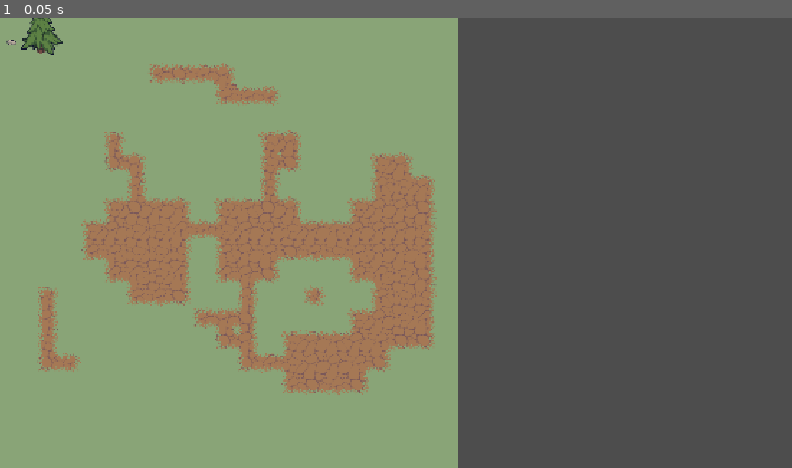
Above: before the commit, frame 1.
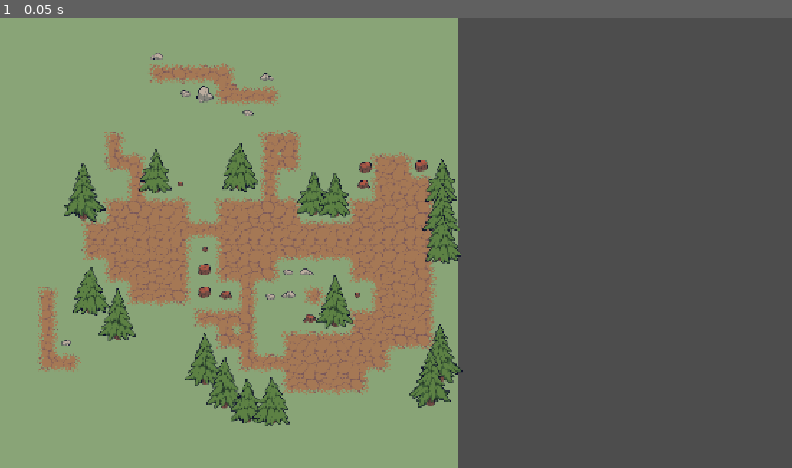
Above: after the commit, the same moment.

Repository: Habidakus/wild-jam-98-signal
Game: Godot game, scene res://maps/levels/1_defendfrogvillage.tscn
The game is run twice, just before and just after one commit, with the same random seed, the same clock (stepped at 60 frames per second) and the same inputs. This scene is started directly instead of the project's main scene.
Inputs:
- Up to frame 1 (0.05 s): no input

The runs differ from the first frame. In frame 1, 5.1% of the frame differs, in the area x 0-59%, y 0-91%.

Commit message:
objects placed maps 1 -3

Diff:
--- a/maps/levels/1_defendfrogvillage.tscn
+++ b/maps/levels/1_defendfrogvillage.tscn
@@ -3,14 +3,120 @@
 [ext_resource type="TileSet" uid="uid://dfhv1hyv14fmt" path="res://maps/tileset_swamp.tres" id="1_x7xqj"]
 [ext_resource type="PackedScene" uid="uid://egp6yhuxndf6" path="res://maps/objects/rock.tscn" id="2_gafkq"]
 [ext_resource type="PackedScene" uid="uid://yn12oyv78npa" path="res://maps/objects/tree.tscn" id="3_athmg"]
+[ext_resource type="PackedScene" uid="uid://bg1mk6afkaoue" path="res://maps/objects/stump.tscn" id="4_gafkq"]
 
 [node name="0Tutorial" type="TileMapLayer" unique_id=1629887597]
 tile_map_data = PackedByteArray("AAADAAgABgAFAAQAAAAEAAgABgAFAAQAAAAEAA8ABgAFAAQAAAAEAA4ABgAFAAQAAAAEAA0ABgAFAAQAAAAEAA …(6976 unchanged characters)…
 tile_set = ExtResource("1_x7xqj")
 
 [node name="Obstacle" parent="." unique_id=780249689 instance=ExtResource("2_gafkq")]
-position = Vector2(28, 35)
+position = Vector2(401, 401)
 metadata/_edit_group_ = true
 
 [node name="Obstacle2" parent="." unique_id=849780325 instance=ExtResource("3_athmg")]
-position = Vector2(72, 35)
+position = Vector2(133, 275)
+
+[node name="Obstacle3" parent="." unique_id=1201460103 instance=ExtResource("4_gafkq")]
+position = Vector2(307, 333)
+
+[node name="Obstacle4" parent="." unique_id=408567317 instance=ExtResource("4_gafkq")]
+position = Vector2(306, 363)
+
+[node name="Obstacle5" parent="." unique_id=257225031 instance=ExtResource("4_gafkq")]
+position = Vector2(306, 395)
+
+[node name="Obstacle6" parent="." unique_id=1291524129 instance=ExtResource("4_gafkq")]
+position = Vector2(337, 399)
+
+[node name="Obstacle7" parent="." unique_id=544346460 instance=ExtResource("2_gafkq")]
+position = Vector2(427, 398)
+
+[node name="Obstacle8" parent="." unique_id=1708450949 instance=ExtResource("2_gafkq")]
+position = Vector2(426, 366)
+
+[node name="Obstacle9" parent="." unique_id=1990612248 instance=ExtResource("2_gafkq")]
+position = Vector2(453, 366)
+
+[node name="Obstacle10" parent="." unique_id=49661537 instance=ExtResource("3_athmg")]
+position = Vector2(143, 417)
+
+[node name="Obstacle11" parent="." unique_id=494312700 instance=ExtResource("3_athmg")]
+position = Vector2(180, 452)
+
+[node name="Obstacle12" parent="." unique_id=633397938 instance=ExtResource("3_athmg")]
+position = Vector2(305, 516)
+
+[node name="Obstacle13" parent="." unique_id=1336153256 instance=ExtResource("3_athmg")]
+position = Vector2(336, 550)
+
+[node name="Obstacle14" parent="." unique_id=846571495 instance=ExtResource("3_athmg")]
+position = Vector2(366, 576)
+
+[node name="Obstacle15" parent="." unique_id=452616203 instance=ExtResource("3_athmg")]
+position = Vector2(402, 577)
+
+[node name="Obstacle16" parent="." unique_id=229002227 instance=ExtResource("3_athmg")]
+position = Vector2(647, 508)
+
+[node name="Obstacle17" parent="." unique_id=331216257 instance=ExtResource("3_athmg")]
+position = Vector2(630, 543)
+
+[node name="Obstacle18" parent="." unique_id=1830856036 instance=ExtResource("3_athmg")]
+position = Vector2(647, 260)
+
+[node name="Obstacle19" parent="." unique_id=1033384287 instance=ExtResource("3_athmg")]
+position = Vector2(647, 300)
+
+[node name="Obstacle20" parent="." unique_id=624820367 instance=ExtResource("3_athmg")]
+position = Vector2(650, 343)
+
+[node name="Obstacle21" parent="." unique_id=408421370 instance=ExtResource("4_gafkq")]
+position = Vector2(618, 213)
+
+[node name="Obstacle22" parent="." unique_id=865055008 instance=ExtResource("4_gafkq")]
+position = Vector2(538, 215)
+
+[node name="Obstacle23" parent="." unique_id=1724507131 instance=ExtResource("4_gafkq")]
+position = Vector2(535, 240)
+
+[node name="Obstacle24" parent="." unique_id=806827107 instance=ExtResource("3_athmg")]
+position = Vector2(462, 277)
+
+[node name="Obstacle25" parent="." unique_id=1410604064 instance=ExtResource("3_athmg")]
+position = Vector2(493, 280)
+
+[node name="Obstacle26" parent="." unique_id=496717249 instance=ExtResource("3_athmg")]
+position = Vector2(493, 433)
+
+[node name="Obstacle27" parent="." unique_id=1439511195 instance=ExtResource("4_gafkq")]
+position = Vector2(458, 433)
+
+[node name="Obstacle28" parent="." unique_id=1994988724 instance=ExtResource("4_gafkq")]
+position = Vector2(526, 399)
+
+[node name="Obstacle29" parent="." unique_id=859023133 instance=ExtResource("4_gafkq")]
+position = Vector2(271, 239)
+
+[node name="Obstacle30" parent="." unique_id=599483670 instance=ExtResource("3_athmg")]
+position = Vector2(235, 245)
+
+[node name="Obstacle31" parent="." unique_id=678376661 instance=ExtResource("3_athmg")]
+position = Vector2(358, 239)
+
+[node name="Obstacle32" parent="." unique_id=804565816 instance=ExtResource("2_gafkq")]
+position = Vector2(307, 110)
+
+[node name="Obstacle33" parent="." unique_id=565095156 instance=ExtResource("2_gafkq")]
+position = Vector2(279, 109)
+
+[node name="Obstacle34" parent="." unique_id=1392241942 instance=ExtResource("2_gafkq")]
+position = Vector2(369, 137)
+
+[node name="Obstacle35" parent="." unique_id=1158391023 instance=ExtResource("2_gafkq")]
+position = Vector2(396, 85)
+
+[node name="Obstacle36" parent="." unique_id=191657303 instance=ExtResource("2_gafkq")]
+position = Vector2(237, 55)
+
+[node name="Obstacle37" parent="." unique_id=825403798 instance=ExtResource("2_gafkq")]
+position = Vector2(107, 468)
--- a/maps/levels/2_battle.tscn
+++ b/maps/levels/2_battle.tscn
@@ -3,14 +3,210 @@
 [ext_resource type="TileSet" uid="uid://dfhv1hyv14fmt" path="res://maps/tileset_swamp.tres" id="1_ip6a8"]
 [ext_resource type="PackedScene" uid="uid://egp6yhuxndf6" path="res://maps/objects/rock.tscn" id="2_evd66"]
 [ext_resource type="PackedScene" uid="uid://yn12oyv78npa" path="res://maps/objects/tree.tscn" id="3_u2y1r"]
+[ext_resource type="PackedScene" uid="uid://bg1mk6afkaoue" path="res://maps/objects/stump.tscn" id="4_evd66"]
 
 [node name="0Tutorial" type="TileMapLayer" unique_id=1629887597]
 tile_map_data = PackedByteArray("AAADAAgABgAFAAQAAAAEAAgABgAAAAUAAAAEAA8ABgAFAAQAAAAEAA4ABgAFAAQAAAAEAA0ABgAFAAQAAAAEAA …(12016 unchanged characters)…
 tile_set = ExtResource("1_ip6a8")
 
 [node name="Obstacle" parent="." unique_id=780249689 instance=ExtResource("2_evd66")]
-position = Vector2(28, 35)
+position = Vector2(378, 233)
 metadata/_edit_group_ = true
 
 [node name="Obstacle2" parent="." unique_id=849780325 instance=ExtResource("3_u2y1r")]
-position = Vector2(72, 35)
+position = Vector2(143, 206)
+
+[node name="Obstacle3" parent="." unique_id=45793343 instance=ExtResource("2_evd66")]
+position = Vector2(403, 220)
+
+[node name="Obstacle4" parent="." unique_id=609234293 instance=ExtResource("2_evd66")]
+position = Vector2(430, 236)
+
+[node name="Obstacle5" parent="." unique_id=1858524790 instance=ExtResource("2_evd66")]
+position = Vector2(852, 206)
+
+[node name="Obstacle6" parent="." unique_id=467374054 instance=ExtResource("2_evd66")]
+position = Vector2(850, 235)
+
+[node name="Obstacle7" parent="." unique_id=988247484 instance=ExtResource("2_evd66")]
+position = Vector2(832, 224)
+
+[node name="Obstacle8" parent="." unique_id=620702807 instance=ExtResource("2_evd66")]
+position = Vector2(856, 262)
+
+[node name="Obstacle9" parent="." unique_id=1608072624 instance=ExtResource("2_evd66")]
+position = Vector2(882, 274)
+
+[node name="Obstacle10" parent="." unique_id=763252474 instance=ExtResource("2_evd66")]
+position = Vector2(910, 274)
+
+[node name="Obstacle11" parent="." unique_id=1271873836 instance=ExtResource("2_evd66")]
+position = Vector2(923, 300)
+
+[node name="Obstacle12" parent="." unique_id=1905172437 instance=ExtResource("2_evd66")]
+position = Vector2(911, 207)
+
+[node name="Obstacle13" parent="." unique_id=1590886120 instance=ExtResource("4_evd66")]
+position = Vector2(726, 532)
+
+[node name="Obstacle14" parent="." unique_id=274725822 instance=ExtResource("4_evd66")]
+position = Vector2(695, 559)
+
+[node name="Obstacle15" parent="." unique_id=432664421 instance=ExtResource("4_evd66")]
+position = Vector2(703, 589)
+
+[node name="Obstacle16" parent="." unique_id=861256528 instance=ExtResource("3_u2y1r")]
+position = Vector2(704, 461)
+
+[node name="Obstacle17" parent="." unique_id=294591920 instance=ExtResource("4_evd66")]
+position = Vector2(748, 433)
+
+[node name="Obstacle18" parent="." unique_id=573786080 instance=ExtResource("4_evd66")]
+position = Vector2(755, 407)
+
+[node name="Obstacle19" parent="." unique_id=449927556 instance=ExtResource("3_u2y1r")]
+position = Vector2(902, 440)
+
+[node name="Obstacle20" parent="." unique_id=42922690 instance=ExtResource("3_u2y1r")]
+position = Vector2(908, 490)
+
+[node name="Obstacle21" parent="." unique_id=1410299208 instance=ExtResource("3_u2y1r")]
+position = Vector2(904, 541)
+
+[node name="Obstacle22" parent="." unique_id=1029578116 instance=ExtResource("4_evd66")]
+position = Vector2(214, 431)
+
+[node name="Obstacle23" parent="." unique_id=61007670 instance=ExtResource("4_evd66")]
+position = Vector2(239, 431)
+
+[node name="Obstacle24" parent="." unique_id=1201884284 instance=ExtResource("4_evd66")]
+position = Vector2(264, 431)
+
+[node name="Obstacle25" parent="." unique_id=1695235357 instance=ExtResource("3_u2y1r")]
+position = Vector2(369, 487)
+
+[node name="Obstacle26" parent="." unique_id=1826396538 instance=ExtResource("3_u2y1r")]
+position = Vector2(382, 515)
+
+[node name="Obstacle27" parent="." unique_id=1113286598 instance=ExtResource("3_u2y1r")]
+position = Vector2(396, 546)
+
+[node name="Obstacle28" parent="." unique_id=2085798207 instance=ExtResource("3_u2y1r")]
+position = Vector2(429, 484)
+
+[node name="Obstacle29" parent="." unique_id=1172749127 instance=ExtResource("3_u2y1r")]
+position = Vector2(347, 531)
+
+[node name="Obstacle30" parent="." unique_id=153306327 instance=ExtResource("3_u2y1r")]
+position = Vector2(303, 158)
+
+[node name="Obstacle31" parent="." unique_id=1195511470 instance=ExtResource("3_u2y1r")]
+position = Vector2(329, 194)
+
+[node name="Obstacle32" parent="." unique_id=10821059 instance=ExtResource("4_evd66")]
+position = Vector2(527, 178)
+
+[node name="Obstacle33" parent="." unique_id=506571420 instance=ExtResource("4_evd66")]
+position = Vector2(545, 154)
+
+[node name="Obstacle34" parent="." unique_id=1455201664 instance=ExtResource("4_evd66")]
+position = Vector2(591, 205)
+
+[node name="Obstacle35" parent="." unique_id=982164837 instance=ExtResource("2_evd66")]
+position = Vector2(459, 271)
+
+[node name="Obstacle36" parent="." unique_id=2002453939 instance=ExtResource("2_evd66")]
+position = Vector2(486, 272)
+
+[node name="Obstacle37" parent="." unique_id=832313108 instance=ExtResource("2_evd66")]
+position = Vector2(433, 394)
+
+[node name="Obstacle38" parent="." unique_id=68513673 instance=ExtResource("2_evd66")]
+position = Vector2(461, 405)
+
+[node name="Obstacle39" parent="." unique_id=546126851 instance=ExtResource("2_evd66")]
+position = Vector2(489, 391)
+
+[node name="Obstacle40" parent="." unique_id=1821904529 instance=ExtResource("2_evd66")]
+position = Vector2(493, 418)
+
+[node name="Obstacle41" parent="." unique_id=1799314192 instance=ExtResource("2_evd66")]
+position = Vector2(518, 392)
+
+[node name="Obstacle42" parent="." unique_id=2138812615 instance=ExtResource("2_evd66")]
+position = Vector2(524, 422)
+
+[node name="Obstacle43" parent="." unique_id=1721177706 instance=ExtResource("3_u2y1r")]
+position = Vector2(656, 95)
+
+[node name="Obstacle44" parent="." unique_id=1890640621 instance=ExtResource("3_u2y1r")]
+position = Vector2(689, 94)
+
+[node name="Obstacle45" parent="." unique_id=1771633960 instance=ExtResource("3_u2y1r")]
+position = Vector2(722, 95)
+
+[node name="Obstacle46" parent="." unique_id=131468758 instance=ExtResource("3_u2y1r")]
+position = Vector2(671, 122)
+
+[node name="Obstacle47" parent="." unique_id=1963267266 instance=ExtResource("3_u2y1r")]
+position = Vector2(710, 118)
+
+[node name="Obstacle48" parent="." unique_id=1408093495 instance=ExtResource("3_u2y1r")]
+position = Vector2(660, 145)
+
+[node name="Obstacle49" parent="." unique_id=989895063 instance=ExtResource("3_u2y1r")]
+position = Vector2(735, 146)
+
+[node name="Obstacle50" parent="." unique_id=1359858185 instance=ExtResource("3_u2y1r")]
+position = Vector2(681, 172)
+
+[node name="Obstacle51" parent="." unique_id=255636540 instance=ExtResource("3_u2y1r")]
+position = Vector2(718, 182)
+
+[node name="Obstacle52" parent="." unique_id=692266345 instance=ExtResource("3_u2y1r")]
+position = Vector2(743, 208)
+
+[node name="Obstacle53" parent="." unique_id=1552453067 instance=ExtResource("4_evd66")]
+position = Vector2(678, 207)
+
+[node name="Obstacle54" parent="." unique_id=1949057791 instance=ExtResource("4_evd66")]
+position = Vector2(706, 219)
+
+[node name="Obstacle55" parent="." unique_id=1346332269 instance=ExtResource("3_u2y1r")]
+position = Vector2(23, 213)
+
+[node name="Obstacle56" parent="." unique_id=1974842602 instance=ExtResource("3_u2y1r")]
+position = Vector2(49, 215)
+
+[node name="Obstacle57" parent="." unique_id=822609104 instance=ExtResource("3_u2y1r")]
+position = Vector2(79, 212)
+
+[node name="Obstacle58" parent="." unique_id=1619042200 instance=ExtResource("4_evd66")]
+position = Vector2(105, 244)
+
+[node name="Obstacle59" parent="." unique_id=1198467759 instance=ExtResource("4_evd66")]
+position = Vector2(107, 389)
+
+[node name="Obstacle60" parent="." unique_id=976560514 instance=ExtResource("4_evd66")]
+position = Vector2(223, 454)
+
+[node name="Obstacle61" parent="." unique_id=21690320 instance=ExtResource("4_evd66")]
+position = Vector2(252, 409)
+
+[node name="Obstacle62" parent="." unique_id=1072204173 instance=ExtResource("3_u2y1r")]
+position = Vector2(170, 484)
+
+[node name="Obstacle63" parent="." unique_id=1167242001 instance=ExtResource("3_u2y1r")]
+position = Vector2(154, 505)
+
+[node name="Obstacle64" parent="." unique_id=2135237880 instance=ExtResource("2_evd66")]
+position = Vector2(177, 337)
+
+[node name="Obstacle65" parent="." unique_id=1480505279 instance=ExtResource("2_evd66")]
+position = Vector2(301, 305)
+
+[node name="Obstacle66" parent="." unique_id=956863777 instance=ExtResource("2_evd66")]
+position = Vector2(267, 502)
+
+[node name="Obstacle67" parent="." unique_id=531779764 instance=ExtResource("2_evd66")]
+position = Vector2(293, 501)
--- a/maps/levels/3_elitebattle.tscn
+++ b/maps/levels/3_elitebattle.tscn
@@ -3,14 +3,147 @@
 [ext_resource type="TileSet" uid="uid://dfhv1hyv14fmt" path="res://maps/tileset_swamp.tres" id="1_s06cr"]
 [ext_resource type="PackedScene" uid="uid://egp6yhuxndf6" path="res://maps/objects/rock.tscn" id="2_7tfla"]
 [ext_resource type="PackedScene" uid="uid://yn12oyv78npa" path="res://maps/objects/tree.tscn" id="3_hwy7v"]
+[ext_resource type="PackedScene" uid="uid://bg1mk6afkaoue" path="res://maps/objects/stump.tscn" id="4_7tfla"]
 
 [node name="0Tutorial" type="TileMapLayer" unique_id=1629887597]
 tile_map_data = PackedByteArray("AAADAAgABgAFAAQAAAAEAAgABgAEAAIAAAAEAA8ABgAEAAMAAAAEAA4ABgAEAAIAAAAEAA0ABgAEAAEAAAAEAA …(12016 unchanged characters)…
 tile_set = ExtResource("1_s06cr")
 
 [node name="Obstacle" parent="." unique_id=780249689 instance=ExtResource("2_7tfla")]
-position = Vector2(28, 35)
+position = Vector2(244, 435)
 metadata/_edit_group_ = true
 
 [node name="Obstacle2" parent="." unique_id=849780325 instance=ExtResource("3_hwy7v")]
-position = Vector2(72, 35)
+position = Vector2(248, 176)
+
+[node name="Obstacle3" parent="." unique_id=1972350335 instance=ExtResource("3_hwy7v")]
+position = Vector2(284, 180)
+
+[node name="Obstacle4" parent="." unique_id=1412986493 instance=ExtResource("3_hwy7v")]
+position = Vector2(311, 168)
+
+[node name="Obstacle5" parent="." unique_id=340079655 instance=ExtResource("3_hwy7v")]
+position = Vector2(339, 181)
+
+[node name="Obstacle6" parent="." unique_id=1003287282 instance=ExtResource("3_hwy7v")]
+position = Vector2(239, 221)
+
+[node name="Obstacle7" parent="." unique_id=1740903677 instance=ExtResource("3_hwy7v")]
+position = Vector2(242, 257)
+
+[node name="Obstacle8" parent="." unique_id=1214192254 instance=ExtResource("3_hwy7v")]
+position = Vector2(257, 292)
+
+[node name="Obstacle9" parent="." unique_id=943491827 instance=ExtResource("3_hwy7v")]
+position = Vector2(273, 330)
+
+[node name="Obstacle10" parent="." unique_id=1342476204 instance=ExtResource("4_7tfla")]
+position = Vector2(299, 342)
+
+[node name="Obstacle11" parent="." unique_id=957972807 instance=ExtResource("4_7tfla")]
+position = Vector2(237, 319)
+
+[node name="Obstacle12" parent="." unique_id=822447239 instance=ExtResource("4_7tfla")]
+position = Vector2(237, 376)
+
+[node name="Obstacle13" parent="." unique_id=2043578550 instance=ExtResource("4_7tfla")]
+position = Vector2(262, 369)
+
+[node name="Obstacle14" parent="." unique_id=1181058474 instance=ExtResource("4_7tfla")]
+position = Vector2(291, 375)
+
+[node name="Obstacle15" parent="." unique_id=756946908 instance=ExtResource("3_hwy7v")]
+position = Vector2(457, 275)
+
+[node name="Obstacle16" parent="." unique_id=1700639182 instance=ExtResource("3_hwy7v")]
+position = Vector2(437, 297)
+
+[node name="Obstacle17" parent="." unique_id=5286195 instance=ExtResource("3_hwy7v")]
+position = Vector2(441, 334)
+
+[node name="Obstacle18" parent="." unique_id=387933787 instance=ExtResource("3_hwy7v")]
+position = Vector2(443, 373)
+
+[node name="Obstacle19" parent="." unique_id=159270579 instance=ExtResource("3_hwy7v")]
+position = Vector2(463, 389)
+
+[node name="Obstacle20" parent="." unique_id=2147214418 instance=ExtResource("2_7tfla")]
+position = Vector2(684, 209)
+
+[node name="Obstacle21" parent="." unique_id=1454326201 instance=ExtResource("2_7tfla")]
+position = Vector2(660, 201)
+
+[node name="Obstacle22" parent="." unique_id=605477173 instance=ExtResource("2_7tfla")]
+position = Vector2(634, 220)
+
+[node name="Obstacle23" parent="." unique_id=607788773 instance=ExtResource("2_7tfla")]
+position = Vector2(659, 272)
+
+[node name="Obstacle24" parent="." unique_id=1544535634 instance=ExtResource("2_7tfla")]
+position = Vector2(722, 270)
+
+[node name="Obstacle25" parent="." unique_id=19503382 instance=ExtResource("2_7tfla")]
+position = Vector2(681, 334)
+
+[node name="Obstacle26" parent="." unique_id=733534764 instance=ExtResource("2_7tfla")]
+position = Vector2(709, 361)
+
+[node name="Obstacle27" parent="." unique_id=1200761595 instance=ExtResource("2_7tfla")]
+position = Vector2(661, 417)
+
+[node name="Obstacle28" parent="." unique_id=333685809 instance=ExtResource("2_7tfla")]
+position = Vector2(249, 461)
+
+[node name="Obstacle29" parent="." unique_id=1364109721 instance=ExtResource("2_7tfla")]
+position = Vector2(277, 444)
+
+[node name="Obstacle30" parent="." unique_id=1785504931 instance=ExtResource("4_7tfla")]
+position = Vector2(528, 303)
+
+[node name="Obstacle31" parent="." unique_id=615849935 instance=ExtResource("4_7tfla")]
+position = Vector2(553, 303)
+
+[node name="Obstacle32" parent="." unique_id=146057849 instance=ExtResource("4_7tfla")]
+position = Vector2(485, 175)
+
+[node name="Obstacle33" parent="." unique_id=1153628820 instance=ExtResource("2_7tfla")]
+position = Vector2(641, 493)
+
+[node name="Obstacle34" parent="." unique_id=350862717 instance=ExtResource("3_hwy7v")]
+position = Vector2(628, 348)
+
+[node name="Obstacle35" parent="." unique_id=419969825 instance=ExtResource("3_hwy7v")]
+position = Vector2(625, 378)
+
+[node name="Obstacle36" parent="." unique_id=1013300891 instance=ExtResource("3_hwy7v")]
+position = Vector2(619, 406)
+
+[node name="Obstacle37" parent="." unique_id=1519992573 instance=ExtResource("3_hwy7v")]
+position = Vector2(532, 173)
+
+[node name="Obstacle38" parent="." unique_id=247724259 instance=ExtResource("3_hwy7v")]
+position = Vector2(551, 207)
+
+[node name="Obstacle39" parent="." unique_id=267227858 instance=ExtResource("3_hwy7v")]
+position = Vector2(597, 167)
+
+[node name="Obstacle40" parent="." unique_id=1429307305 instance=ExtResource("3_hwy7v")]
+position = Vector2(584, 222)
+
+[node name="Obstacle41" parent="." unique_id=1685221632 instance=ExtResource("3_hwy7v")]
+position = Vector2(303, 481)
+
+[node name="Obstacle42" parent="." unique_id=1841659174 instance=ExtResource("3_hwy7v")]
+position = Vector2(896, 481)
+
+[node name="Obstacle43" parent="." unique_id=180213255 instance=ExtResource("3_hwy7v")]
+position = Vector2(907, 220)
+
+[node name="Obstacle44" parent="." unique_id=1106445173 instance=ExtResource("3_hwy7v")]
+position = Vector2(1050, 130)
+
+[node name="Obstacle45" parent="." unique_id=1391160567 instance=ExtResource("3_hwy7v")]
+position = Vector2(1049, 176)
+
+[node name="Obstacle46" parent="." unique_id=1257145271 instance=ExtResource("3_hwy7v")]
+position = Vector2(1056, 209)
